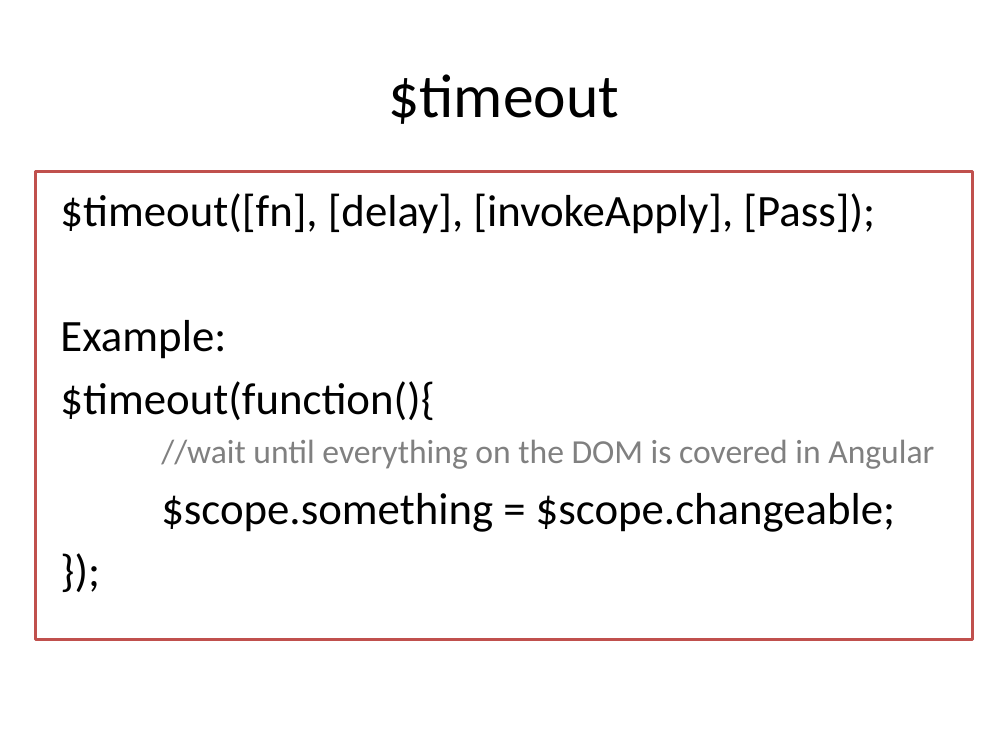
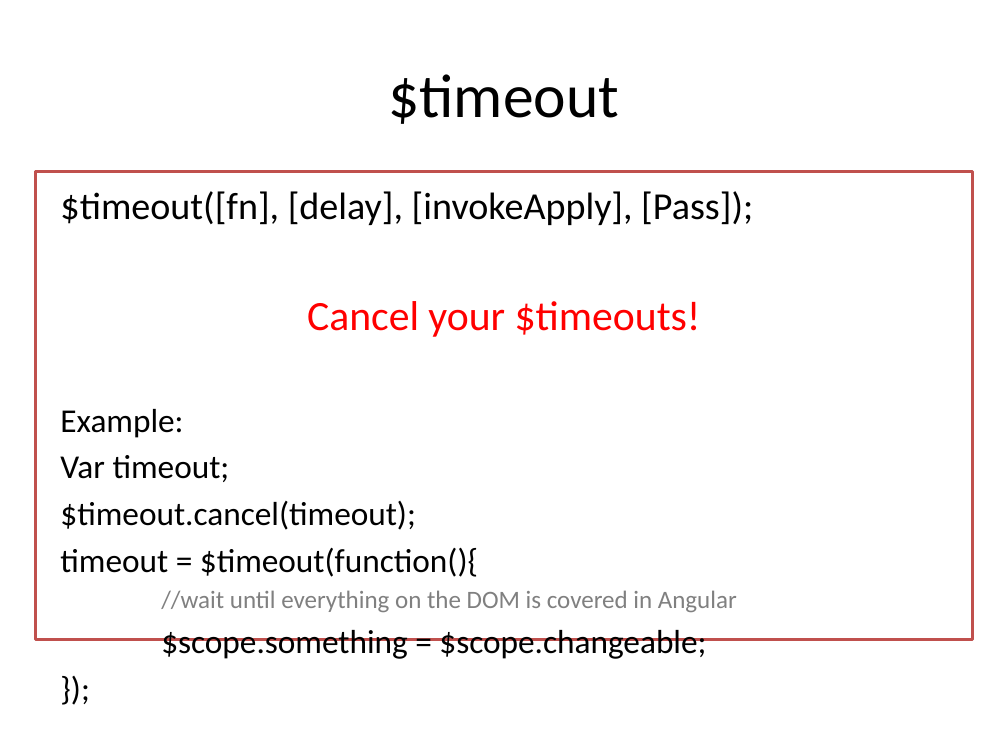
Before and after one commit to lhkingkong/angularjs-taller, a slide deck: slide 41 of material/AngularJS Taller.pptx (slide 40 before the commit). Drawn at 1008x756 pixels with LibreOffice and Linux fonts; fonts in the diff are those of the drawing. Boxes give left, top, right and bottom in pixels: in the first picture for what was removed or moved away, otherwise in the second. Text is boxed around its words. In the diff, an @@ line names an element or a change of style, - is before the commit and + after.

```diff
--- a/material/AngularJS Taller.pptx
+++ b/material/AngularJS Taller.pptx
@@ text at [60,191,753,659]: size 32 to 27.2 pt in "$timeout([fn], [delay], [invokeApply], [Pass]);"; size 32 to 23.8 pt in "Example:", "$scope.something = $scope.changeable;", "});"; size 24 to 17.9 pt in "//wait until everything on the DOM is ..."; less space between paragraphs @@
@@ text at [307,301,701,337]: paragraph added @@
+Cancel your $timeouts!
@@ text at [60,455,478,577]: text changed; size 32 to 23.8 pt @@
-$timeout(function(){
+Var timeout;
+$timeout.cancel(timeout);
+timeout = $timeout(function(){
```
Also in this commit, not shown: 1 other slide changed, 1 slide added, 17 other files.
